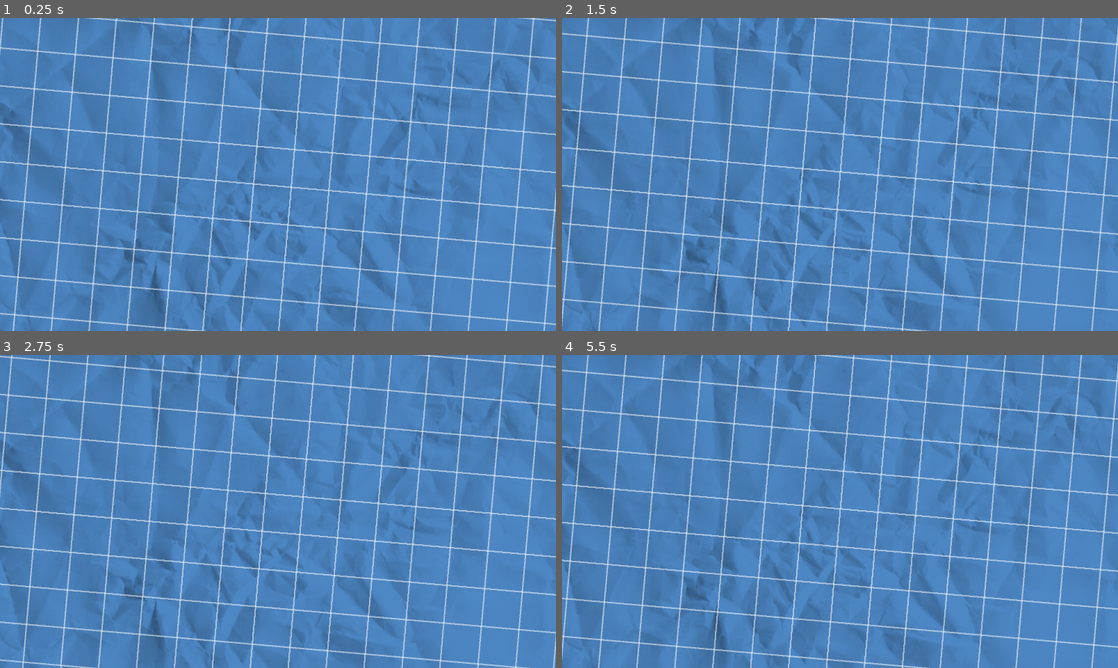
Above: before the commit, frames 1-4 (two rows, left to right).
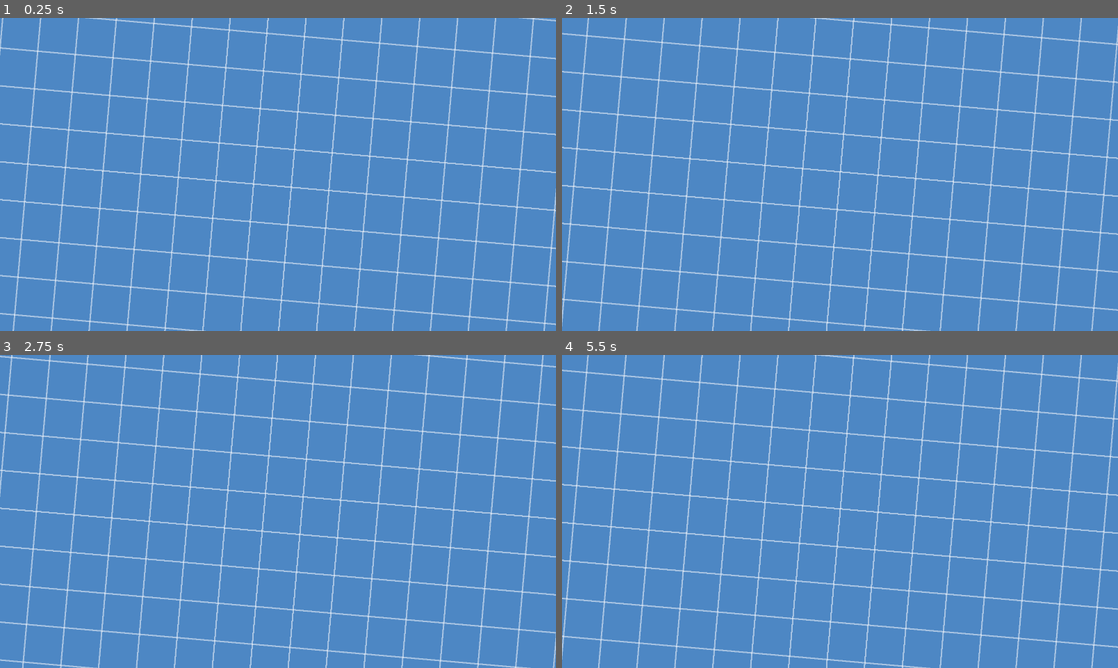
Above: after the commit, the same moments.

Repository: dxzander/Godot-Repository
Game: Godot game, scene res://blueprints.tscn
The game is run twice, just before and just after one commit, with the same random seed, the same clock (stepped at 60 frames per second) and the same inputs.
Inputs:
- Up to frame 1 (0.25 s): no input
- Up to frame 2 (1.5 s): no input
- Up to frame 3 (2.75 s): no input
- Up to frame 4 (5.5 s): no input

The runs differ from the first frame. In frame 1, 11% of the frame differs, in the area x 0-98%, y 0-100%; in frame 2, 11%; in frame 3, 11%; in frame 4, 11%.

Commit message:
Actual masking implemented
Previous implementation had some weird alpha related bugs

Diff:
--- /dev/null
+++ b/Mask.tres
@@ -0,0 +1,11 @@
+[gd_resource type="VisualShader" format=3 uid="uid://duq7dxjr2iffm"]
+
+[resource]
+code = "shader_type canvas_item;
+render_mode blend_mix;
+
+
+
+"
+mode = 1
+flags/light_only = false
--- a/Title Screen.tscn
+++ b/Title Screen.tscn
@@ -1,9 +1,8 @@
-[gd_scene load_steps=9 format=3 uid="uid://dkndt4d4fxc8s"]
+[gd_scene load_steps=7 format=3 uid="uid://dkndt4d4fxc8s"]
 
 [ext_resource type="PackedScene" uid="uid://dxx3pqqc7pbt1" path="res://blueprints.tscn" id="1_0jgt4"]
 [ext_resource type="Shader" path="res://alpha_multiply.gdshader" id="1_jlh1q"]
 [ext_resource type="Texture2D" uid="uid://ce01d54vblldk" path="res://Paper texture.jpeg" id="2_77j7k"]
-[ext_resource type="Shader" path="res://Mask.gdshader" id="2_jh5g5"]
 [ext_resource type="Texture2D" uid="uid://wp8kq8x1uh54" path="res://Title card Banner no line.png" id="3_v3hiy"]
 [ext_resource type="Texture2D" uid="uid://bcgc8b3k16tha" path="res://Title card Line.png" id="4_3pw46"]
 
@@ -11,22 +10,24 @@
 shader = ExtResource("1_jlh1q")
 shader_parameter/alpha = 0.5
 
-[sub_resource type="ShaderMaterial" id="ShaderMaterial_wp0cj"]
-shader = ExtResource("2_jh5g5")
-
 [node name="Title Screen" type="Node2D"]
 
 [node name="Polygon2D" type="Polygon2D" parent="."]
 color = Color(0.133333, 0.133333, 0.133333, 1)
 polygon = PackedVector2Array(0, 0, 1920, 2.08165e-12, 1920, 1080, 2.08165e-12, 1080)
 
-[node name="Control" type="Control" parent="."]
-visible = false
-clip_contents = true
-layout_mode = 3
-anchors_preset = 0
-offset_right = 480.0
+[node name="Mask" type="TextureRect" parent="."]
+clip_children = 1
+offset_right = 1920.0
 offset_bottom = 1080.0
+texture = ExtResource("3_v3hiy")
+
+[node name="Blueprints" parent="Mask" instance=ExtResource("1_0jgt4")]
+position = Vector2(2.08165e-12, 2.08165e-12)
+
+[node name="TitleCardLine" type="Sprite2D" parent="."]
+position = Vector2(960, 540)
+texture = ExtResource("4_3pw46")
 
 [node name="PaperTexture" type="Sprite2D" parent="."]
 material = SubResource("ShaderMaterial_ivti1")
@@ -34,20 +35,5 @@
 scale = Vector2(2.11248, 2.11248)
 texture = ExtResource("2_77j7k")
 
-[node name="BackBufferCopy" type="BackBufferCopy" parent="."]
-rect = Rect2(2.08165e-12, 2.08165e-12, 1920, 1080)
-
-[node name="Blueprints" parent="BackBufferCopy" instance=ExtResource("1_0jgt4")]
-position = Vector2(2.08165e-12, 2.08165e-12)
-
-[node name="TitleCardBannerNoLine" type="Sprite2D" parent="BackBufferCopy/Blueprints"]
-material = SubResource("ShaderMaterial_wp0cj")
-position = Vector2(960, 540)
-texture = ExtResource("3_v3hiy")
-
-[node name="TitleCardLine" type="Sprite2D" parent="."]
-position = Vector2(960, 540)
-texture = ExtResource("4_3pw46")
-
 [node name="Camera2D" type="Camera2D" parent="."]
 offset = Vector2(960, 540)
--- a/blueprints.gd
+++ b/blueprints.gd
@@ -5,12 +5,6 @@
 # Called when the node enters the scene tree for the first time.
 func _ready():
 	pass # Replace with function body.
-
-
-# Called every frame. 'delta' is the elapsed time since the previous frame.
-func _process(_delta):
-	pass
-
 
 func _on_timer_timeout():
 	#vertical
--- a/blueprints.tscn
+++ b/blueprints.tscn
@@ -15,12 +15,6 @@
 [node name="Polygon2D" type="Polygon2D" parent="."]
 color = Color(0.301961, 0.533333, 0.772549, 1)
 polygon = PackedVector2Array(0, 0, 1920, 2.08165e-12, 1920, 1080, 2.08165e-12, 1080)
-
-[node name="PaperTexture" type="Sprite2D" parent="."]
-material = SubResource("ShaderMaterial_c6vxk")
-position = Vector2(932, 498)
-scale = Vector2(2.11248, 2.11248)
-texture = ExtResource("1_54dpv")
 
 [node name="Timer" type="Timer" parent="."]
 wait_time = 2.0
@@ -151,6 +145,13 @@
 [node name="Line2D" type="Line2D" parent="."]
 visible = false
 
+[node name="PaperTexture" type="Sprite2D" parent="."]
+visible = false
+material = SubResource("ShaderMaterial_c6vxk")
+position = Vector2(932, 498)
+scale = Vector2(2.11248, 2.11248)
+texture = ExtResource("1_54dpv")
+
 [node name="Camera2D" type="Camera2D" parent="."]
 offset = Vector2(960, 540)
 
--- /dev/null
+++ b/wall-o-text.gd
@@ -0,0 +1,13 @@
+extends Node2D
+
+var text = preload("res://text-o-wall.tscn")
+
+# Called when the node enters the scene tree for the first time.
+func _ready():
+	pass # Replace with function body.
+
+func _on_timer_timeout():
+	#vertical
+	var text_instance = text.instantiate()
+	add_child(text_instance)
+	pass # Replace with function body.
--- a/wall-o-text.tscn
+++ b/wall-o-text.tscn
@@ -1,3 +1,12 @@
-[gd_scene format=3 uid="uid://crfpqf41bfklh"]
+[gd_scene load_steps=2 format=3 uid="uid://crfpqf41bfklh"]
+
+[ext_resource type="Script" path="res://wall-o-text.gd" id="1_bp4wg"]
 
 [node name="wall-o-text" type="Node2D"]
+script = ExtResource("1_bp4wg")
+
+[node name="Timer" type="Timer" parent="."]
+wait_time = 2.0
+autostart = true
+
+[connection signal="timeout" from="Timer" to="." method="_on_timer_timeout"]
